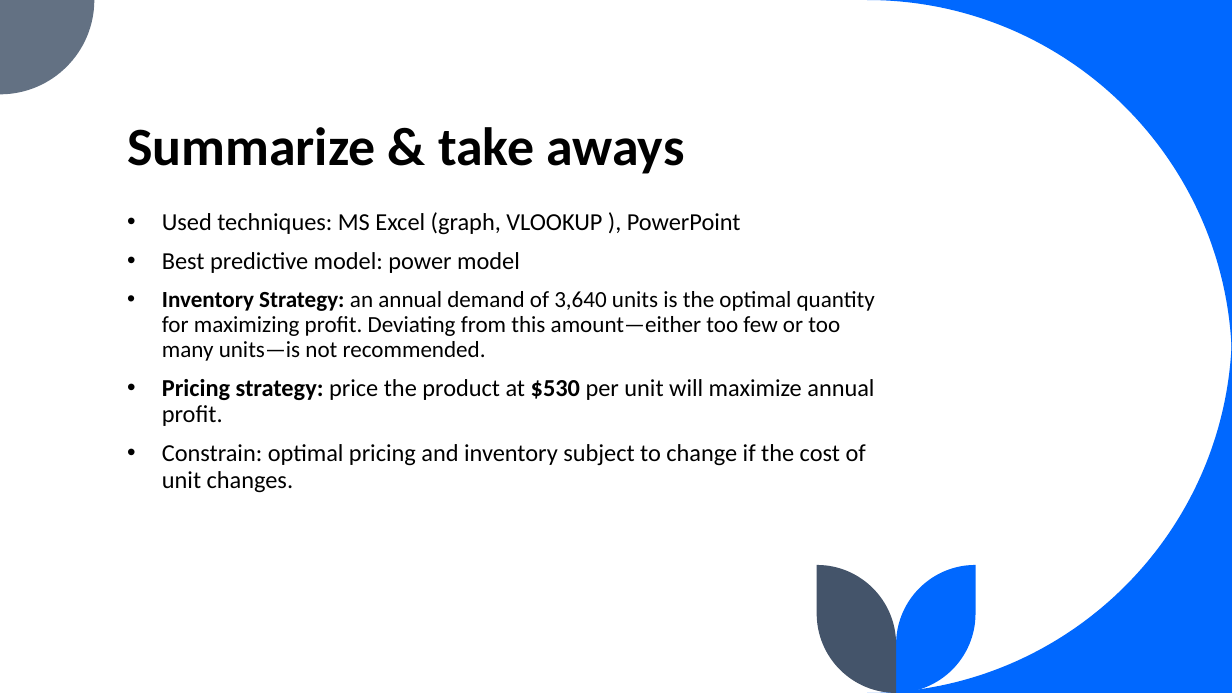
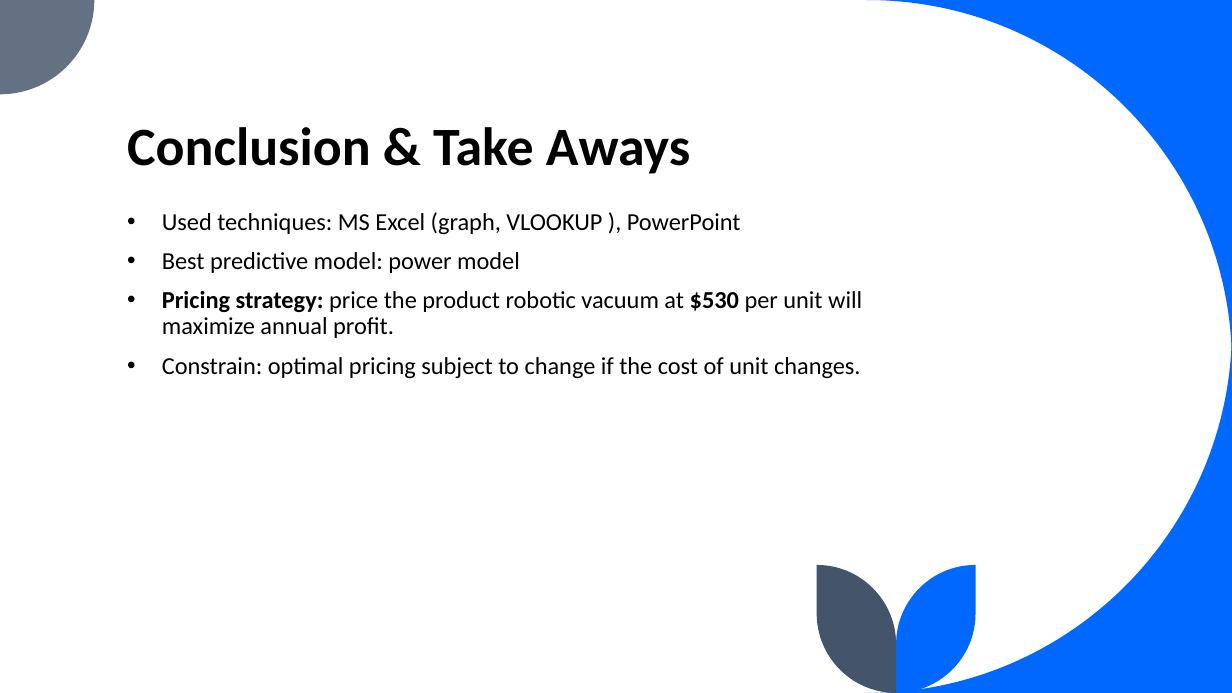
Before and after one commit to leiliu7/Data-Analytics-Data-Science-Portfolio, a slide deck: slide 8 of Smart pricing using Excel/Maximizing Profitability Through Smart Pricing Presentation.pptx. Drawn at 1232x693 pixels with LibreOffice and Linux fonts; fonts in the diff are those of the drawing. Boxes give left, top, right and bottom in pixels: in the first picture for what was removed or moved away, otherwise in the second. Text is boxed around its words. In the diff, an @@ line names an element or a change of style, - is before the commit and + after.

```diff
--- a/Smart pricing using Excel/Maximizing Profitability Through Smart Pricing Presentation.pptx
+++ b/Smart pricing using Excel/Maximizing Profitability Through Smart Pricing Presentation.pptx
@@ title at (x1=127, y1=127, x2=690, y2=174): text changed @@
-Summarize & take aways
+Conclusion & Take Aways
@@ text at (x1=162, y1=291, x2=862, y2=379): text changed; size 18 to 19 pt @@
-• Inventory Strategy: an annual demand of 3,640 units is the optimal quantity for maximizing profit. Deviating from this amount—either too few or too many units—is not recommended.
-• Pricing strategy: price the product at $530 per unit will maximize annual profit.
-• Constrain: optimal pricing and inventory subject to change if the cost of unit changes.
+• Pricing strategy: price the product robotic vacuum at $530 per unit will maximize annual profit.
+• Constrain: optimal pricing subject to change if the cost of unit changes.
```
Also in this commit, not shown: 5 other slides changed, 2 other files.
